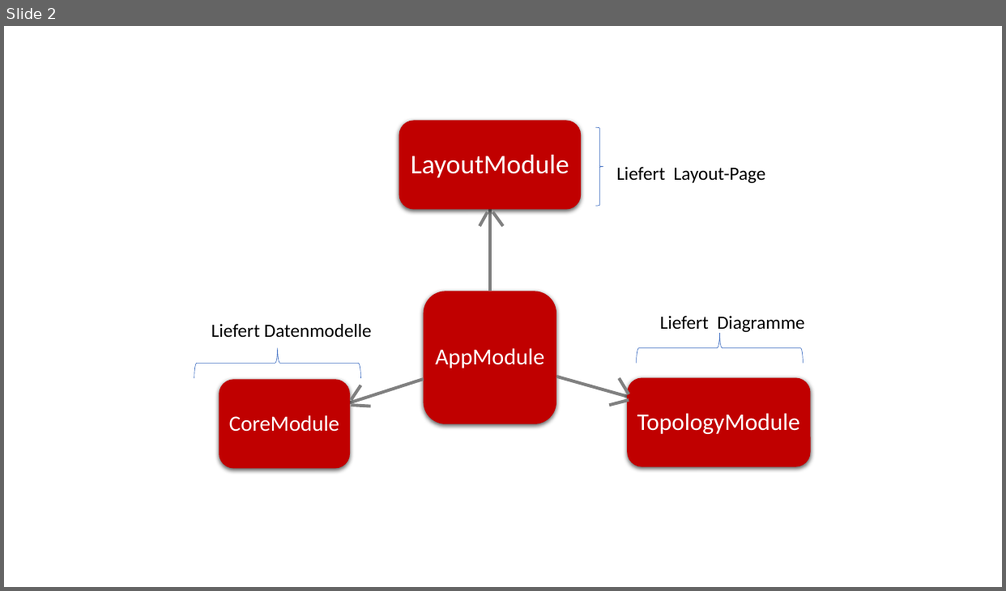
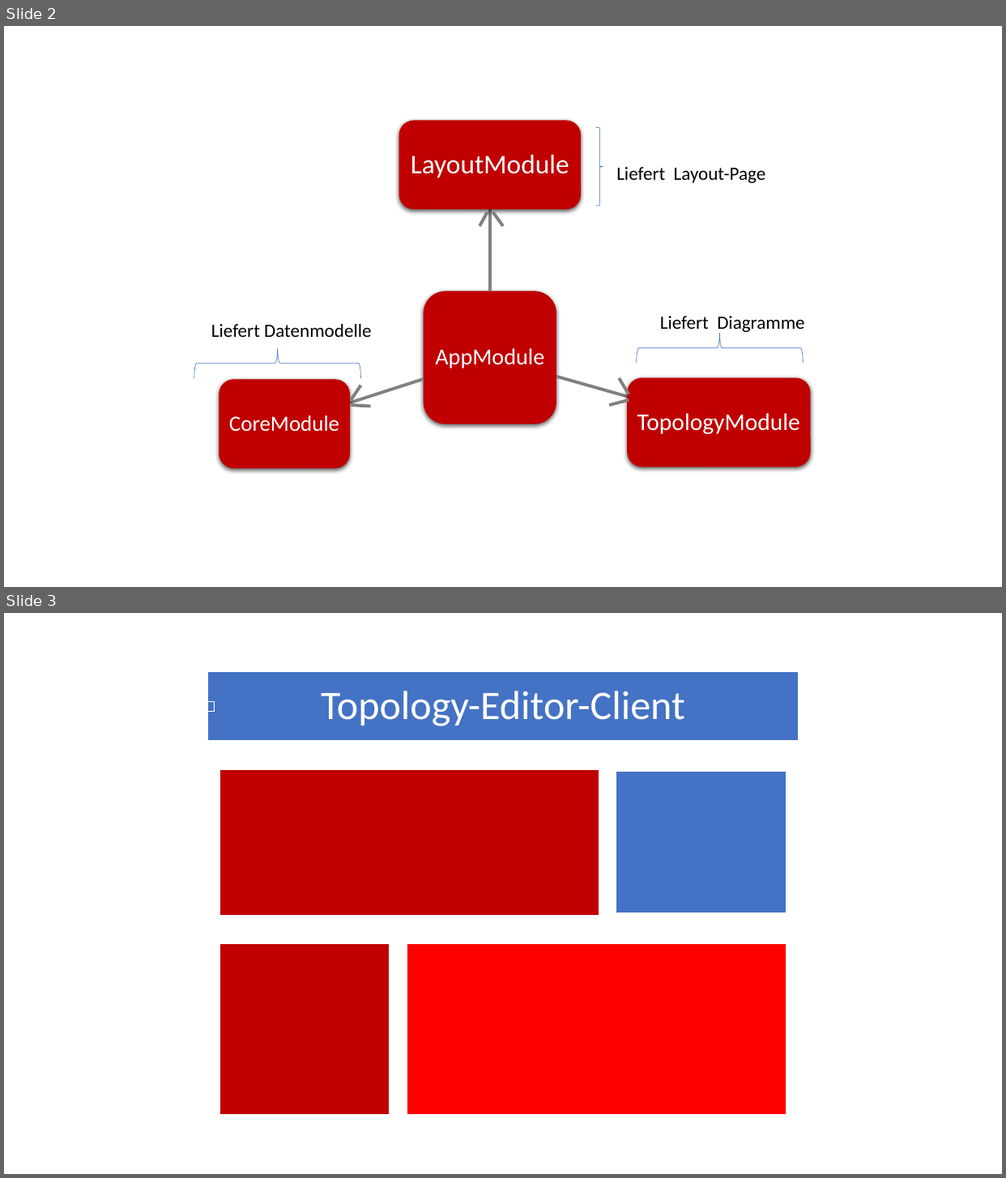
Before and after one commit to Ghislain1/zoe-fb-app, a slide deck: Implementierung.pptx. Shown one above the other, each under a label of ours: slide 2 before the commit, slides 2 and 3 after it. The pictures are 1006x591 and 1006x1178 pixels, drawn with LibreOffice and Linux fonts; fonts in the diff are those of the drawing. Boxes give left, top, right and bottom in pixels: in the first picture for what was removed or moved away, otherwise in the second. Text is boxed around its words. In the diff, an @@ line names an element or a change of style, - is before the commit and + after.

```diff
--- a/Implementierung.pptx
+++ b/Implementierung.pptx
@@ slide 3 added at <box>4,613,1002,1174</box>, background #FFFFFF @@
@@ group added at <box>207,672,799,1115</box>: 6 rectangles, 1 text @@
+Topology-Editor-Client
```
Also in this commit, not shown: 2 other slides added, 2 other files.
